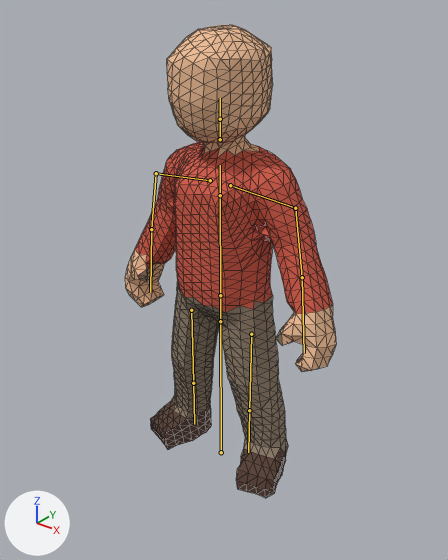
What one commit did to the FBX model game/Assets/_Project/Art/Characters/Villager_Rig.fbx.
Camera for both pictures: a 50 mm camera at (1.157, -1.428, 1.617) aimed at (0.012, 0.003, 0.729). Every picture has the same lights, and +X, +Y and +Z are marked at lower left. The first picture is the older version. The bones that change, and the others that lie on the model, are drawn over the model as lines. Mesh edges are drawn as thin lines.

In view in the first picture: 'Customer'.
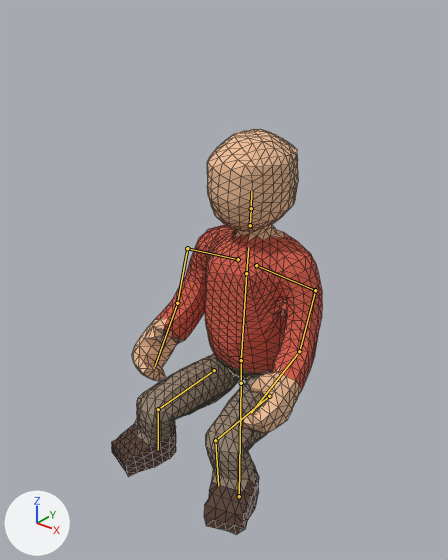
The newer file adds an action. The first version stands in its rest pose; the second is drawn at frame 45 of the action 'Rig|Sit'.

Where the change shows, as pixel boxes (x1, y1, x2, y2) in the pictures (448 x 560 px):
'Customer', posed (14% shorter)
    before: (125, 25, 336, 498)
    after: (111, 129, 322, 534)
bone 'Root', root to tip
    before: (221, 452) to (220, 321)
    after: (239, 496) to (241, 383)
bone 'Spine', root to tip
    before: (220, 295) to (220, 195)
    after: (241, 360) to (246, 273)
bone 'Chest', root to tip
    before: (220, 195) to (220, 165)
    after: (246, 273) to (248, 247)
bone 'Head', root to tip
    before: (220, 119) to (220, 98)
    after: (251, 208) to (251, 191)
bone 'UpperArm.L', root to tip
    before: (295, 208) to (302, 277)
    after: (315, 290) to (299, 351)
bone 'Forearm.L', root to tip
    before: (302, 277) to (304, 353)
    after: (299, 351) to (251, 413)
bone 'UpperArm.R', root to tip
    before: (156, 173) to (151, 229)
    after: (187, 248) to (177, 303)
bone 'Forearm.R', root to tip
    before: (151, 229) to (150, 292)
    after: (177, 303) to (155, 366)
bone 'Thigh.L', root to tip
    before: (251, 334) to (249, 410)
    after: (269, 396) to (215, 440)
bone 'Shin.L', root to tip
    before: (249, 410) to (248, 452)
    after: (215, 440) to (218, 486)
bone 'Thigh.R', root to tip
    before: (191, 310) to (193, 383)
    after: (214, 370) to (158, 409)
bone 'Shin.R', root to tip
    before: (193, 383) to (194, 424)
    after: (158, 409) to (158, 450)

What the commit changed:
Bone 'Root' (bone_root) moves from (0.0, 0.0, 0.0) to (0.0, -0.317, -0.12).
Bone 'Spine' (bone_spine) turns from (0, 0, 0) to (-4, 0, 0) degrees about its own x, y and z.
Bone 'Chest' (bone_chest) turns from (0, 0, 0) to (-1, 0, 0) degrees about its own x, y and z.
Bone 'Head' (bone_head) turns from (0, 0, 0) to (4, 0, 0) degrees about its own x, y and z.
Bone 'UpperArm.L' (bone_upperarm_l) turns from (0, 0, 0) to (-16, 0, 8) degrees about its own x, y and z.
Bone 'Forearm.L' (bone_forearm_l) turns from (0, 0, 0) to (-30, 0, 6) degrees about its own x, y and z.
Bone 'UpperArm.R' (bone_upperarm_r) turns from (0, 0, 0) to (-16, 0, -8) degrees about its own x, y and z.
Bone 'Forearm.R' (bone_forearm_r) turns from (0, 0, 0) to (-30, 0, -6) degrees about its own x, y and z.
Bone 'Thigh.L' (bone_thigh_l) turns from (0, 0, 0) to (-90, 0, -4) degrees about its own x, y and z.
Bone 'Shin.L' (bone_shin_l) turns from (0, 0, 0) to (90, 0, 0) degrees about its own x, y and z.
Bone 'Thigh.R' (bone_thigh_r) turns from (0, 0, 0) to (-90, 0, 4) degrees about its own x, y and z.
Bone 'Shin.R' (bone_shin_r) turns from (0, 0, 0) to (90, 0, 0) degrees about its own x, y and z.
